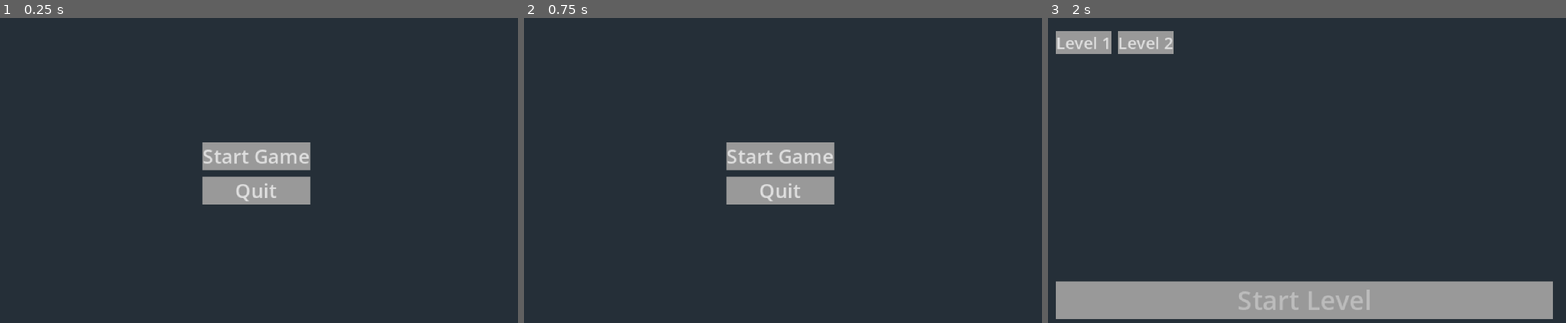
Above: before the commit, frames 1-3 (left to right).
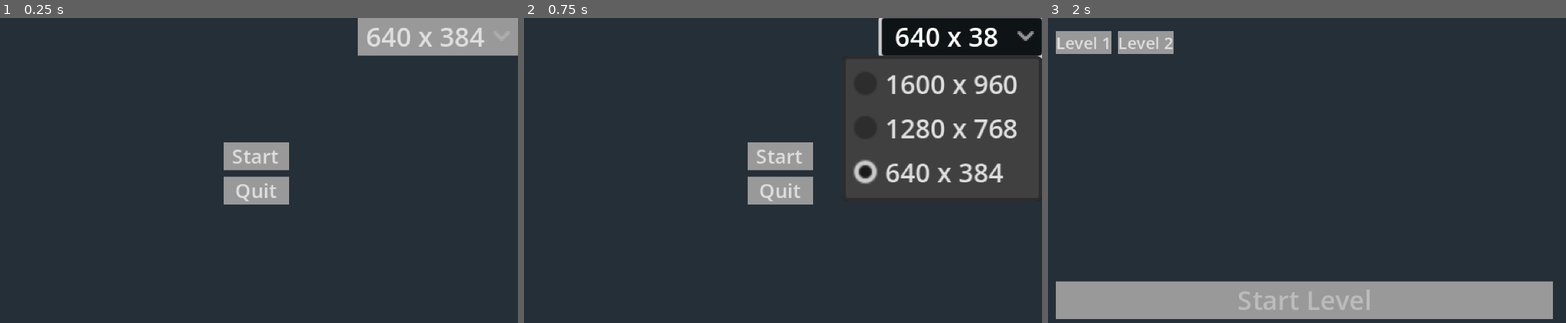
Above: after the commit, the same moments.

Repository: gui-stefanini/basictrpg
Game: Godot game, scene res://Scenes/Menus/main_menu.tscn
Two runs of this game, one before a commit and one after it. Both use one fixed random seed, a clock stepped at 60 frames per second and the inputs below.
Inputs (mouse positions are in pixels of both pictures, inside the frame that each line leads up to):
- Up to frame 1 (0.25 s): no input
- Up to frame 2 (0.75 s): click (964, 36) at 0.5 s, where only the run after the commit has a clickable "640 x 384"
- Up to frame 3 (2 s): click "Start Game" (after the commit: "Start") at 1.25 s

The runs differ from the first frame. In frame 1, 5.7% of the frame differs, in the area x 39-100%, y 0-62%; in frame 2, 22%; in frame 3, nothing differs.

Commit message:
Ver(Exp: 1.0)
Ready to Export

Diff:
--- a/Scenes/Menus/main_menu.tscn
+++ b/Scenes/Menus/main_menu.tscn
@@ -4,7 +4,7 @@
 [ext_resource type="PackedScene" uid="uid://dbjcwgms3fd78" path="res://Scenes/Menus/selection_menu.tscn" id="2_aur2u"]
 [ext_resource type="StyleBox" uid="uid://bhyxgbt3lvtl8" path="res://Resources/Styles/button_style.tres" id="3_5wi6m"]
 
-[node name="MainMenu" type="Control"]
+[node name="MainMenu" type="Control" node_paths=PackedStringArray("ResolutionButton")]
 layout_mode = 3
 anchors_preset = 15
 anchor_right = 1.0
@@ -13,6 +13,7 @@
 grow_vertical = 2
 script = ExtResource("1_penys")
 SelectionMenuScene = ExtResource("2_aur2u")
+ResolutionButton = NodePath("VBoxContainer2/ResolutionButton")
 
 [node name="ColorRect" type="ColorRect" parent="."]
 layout_mode = 1
@@ -22,6 +23,23 @@
 grow_horizontal = 2
 grow_vertical = 2
 color = Color(0.144052, 0.186156, 0.219676, 1)
+
+[node name="VBoxContainer2" type="VBoxContainer" parent="."]
+z_index = 5
+layout_mode = 1
+anchors_preset = 1
+anchor_left = 1.0
+anchor_right = 1.0
+offset_left = -40.0
+offset_bottom = 38.0
+grow_horizontal = 0
+
+[node name="ResolutionButton" type="OptionButton" parent="VBoxContainer2"]
+layout_mode = 2
+theme_override_font_sizes/font_size = 16
+theme_override_styles/disabled = ExtResource("3_5wi6m")
+theme_override_styles/normal = ExtResource("3_5wi6m")
+alignment = 1
 
 [node name="VBoxContainer" type="VBoxContainer" parent="."]
 z_index = 5
@@ -43,7 +61,7 @@
 theme_override_font_sizes/font_size = 12
 theme_override_styles/disabled = ExtResource("3_5wi6m")
 theme_override_styles/normal = ExtResource("3_5wi6m")
-text = "Start Game"
+text = "Start"
 
 [node name="QuitButton" type="Button" parent="VBoxContainer"]
 layout_mode = 2
@@ -52,5 +70,6 @@
 theme_override_styles/normal = ExtResource("3_5wi6m")
 text = "Quit"
 
+[connection signal="item_selected" from="VBoxContainer2/ResolutionButton" to="." method="_on_resolution_button_item_selected"]
 [connection signal="pressed" from="VBoxContainer/StartButton" to="." method="_on_start_button_pressed"]
 [connection signal="pressed" from="VBoxContainer/QuitButton" to="." method="_on_quit_button_pressed"]
--- a/Scripts/MenuScripts/main_menu.gd
+++ b/Scripts/MenuScripts/main_menu.gd
@@ -10,14 +10,32 @@
 #     REFERENCES     #
 ######################
 @export var SelectionMenuScene: PackedScene
+@export var ResolutionButton: OptionButton
 
 ######################
 #     SCRIPT-WIDE    #
 ######################
 
+var Resolutions: Array[Vector2i] = [
+	Vector2i(1600, 960),
+	Vector2i(1280, 768),
+	Vector2i(640, 384)
+]
+
 ##############################################################
 #                      2.0 Functions                         #
 ##############################################################
+
+func SetResolutions():
+	for resolution in Resolutions:
+		ResolutionButton.add_item("%d x %d" % [resolution.x, resolution.y])
+
+	# Set the default selection to match the current window size
+	var current_size = DisplayServer.window_get_size()
+	for i in range(Resolutions.size()):
+		if Resolutions[i] == current_size:
+			ResolutionButton.select(i)
+			return
 
 ##############################################################
 #                      3.0 Signal Functions                  #
@@ -32,3 +50,9 @@
 ##############################################################
 #                      4.0 Godot Functions                   #
 ##############################################################
+
+func _on_resolution_button_item_selected(index: int) -> void:
+	DisplayServer.window_set_size(Resolutions[index])
+
+func _ready() -> void:
+	SetResolutions()
